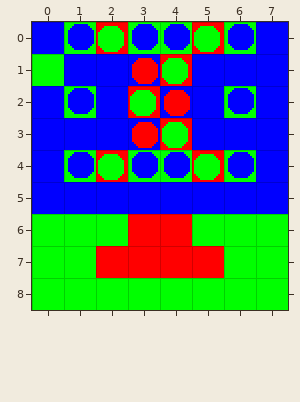
Tiled map (JSON) -- _levels/level_1.tmj. Above is the file before it was changed.
Cells are 16x16 px. Shown: x 0..7, y 0..8.
The result:
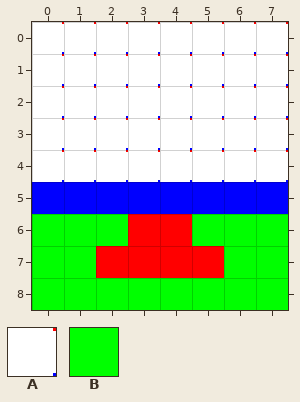
Key: from "spritesheet1": A 0, B 1.
_ is an empty cell.
Objects are placed by their top-left corner, in cells (3,4 is the top-left corner of cell 3,4); size is 1x1 cell unless given.
Tiles of an added or newly shown layer are drawn over the layers below it.
Change:
Layer "Object Layer 1" (removed):
Object B "thing" at 0,1 is removed.
Layer "Tile Layer 2" (added):
The author put tile A in rows 0 to 4 at x 0 to 7.
Where, in picture pixels (left, top, right, bottom), the same in both pictures:
changed: (32, 22, 288, 182)
